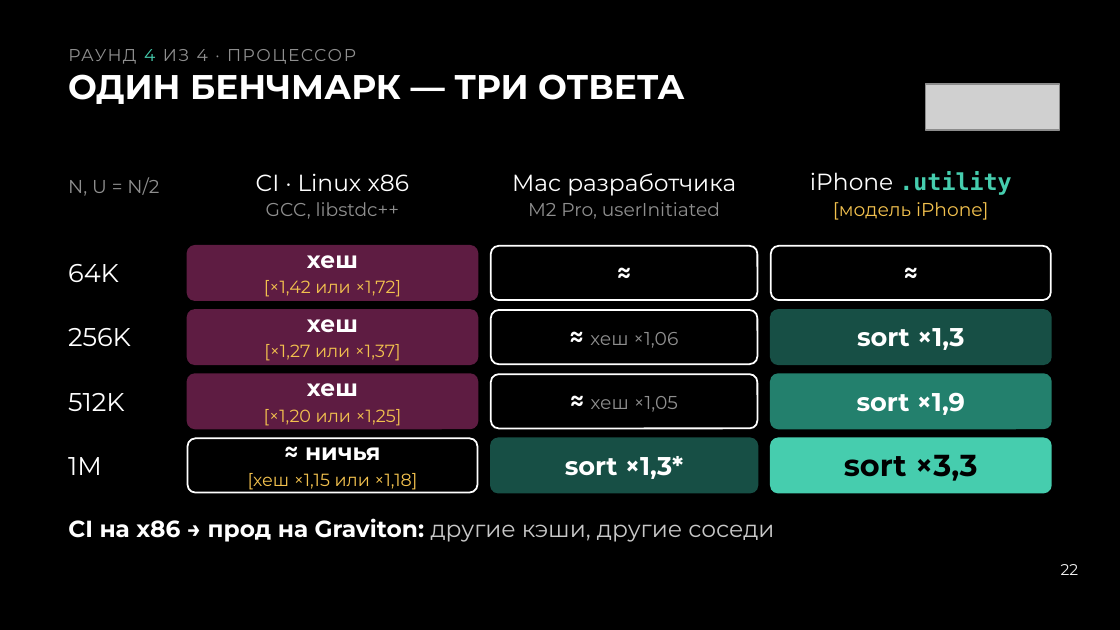
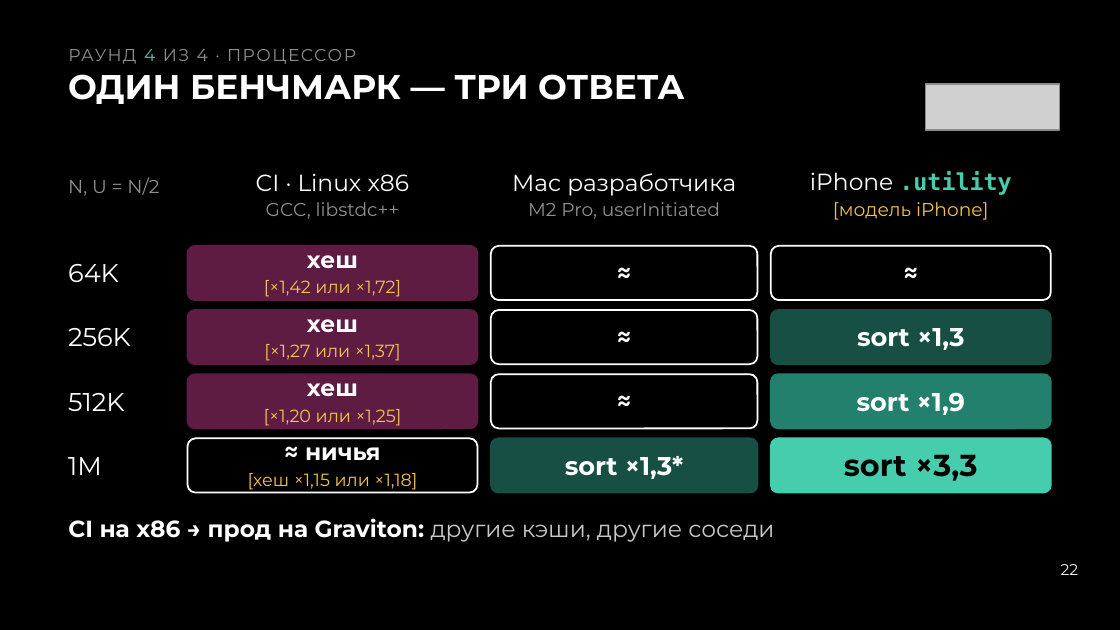
Before and after one commit to Neoron95/conference-hardfest-algorithms, a slide deck: slide 22 of prep/deck/hardfest2026_deck.pptx. Drawn at 1120x630 pixels with LibreOffice and Linux fonts; fonts in the diff are those of the drawing; grey boxes stand for pictures. Boxes give left, top, right and bottom in pixels: in the first picture for what was removed or moved away, otherwise in the second. Text is boxed around its words. In the diff, an @@ line names an element or a change of style, - is before the commit and + after.

```diff
--- a/prep/deck/hardfest2026_deck.pptx
+++ b/prep/deck/hardfest2026_deck.pptx
@@ text at [590,332,678,348]: text changed; size 12 to 15 pt; text colour #8F8F8F to #FFFFFF; bold on @@
-≈ хеш ×1,06
+≈
@@ text at [591,396,678,412]: text changed; size 12 to 15 pt; text colour #8F8F8F to #FFFFFF; bold on @@
-≈ хеш ×1,05
+≈
```
Also in this commit, not shown: 2 other slides changed, 3 other files.
